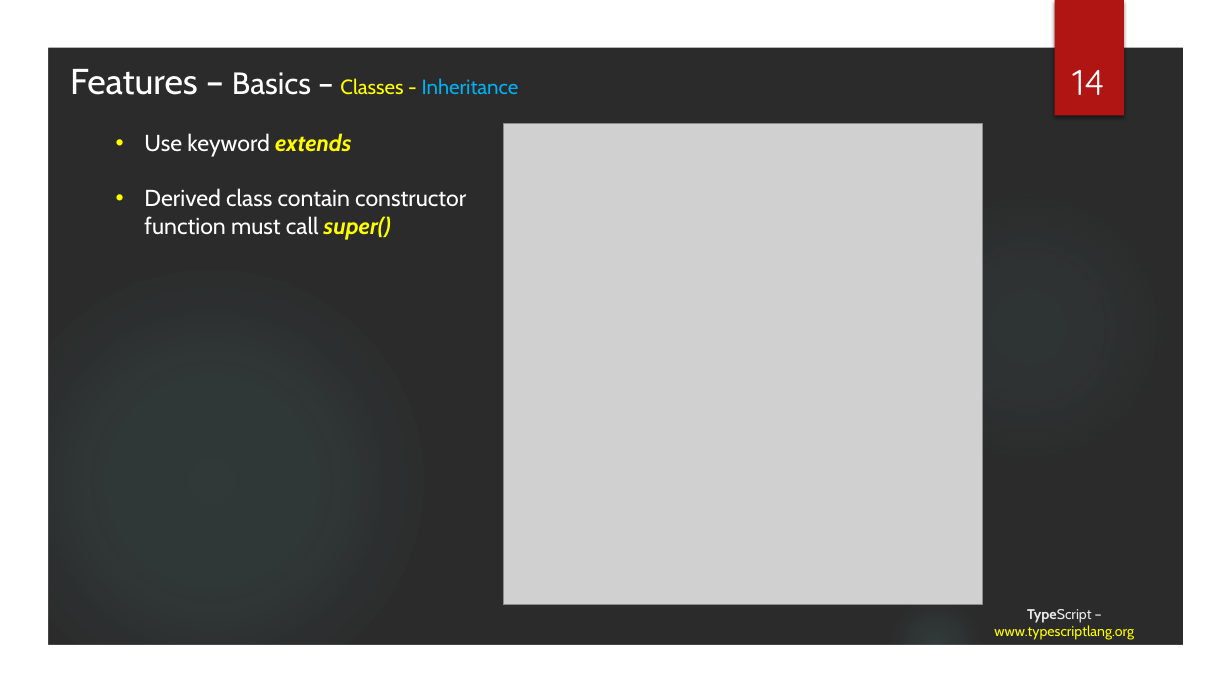
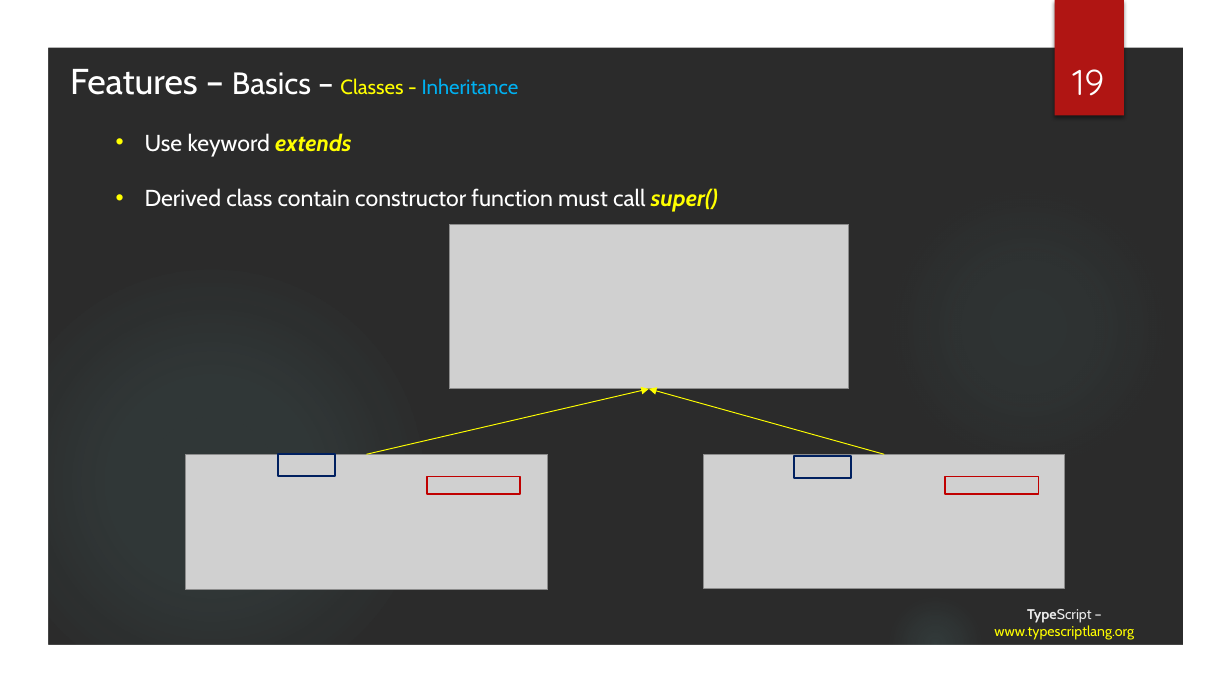
Before and after one commit to tainhx/SSFE, a slide deck: slide 19 of TypeScript.pptx (slide 14 before the commit). Drawn at 1232x693 pixels with LibreOffice and Linux fonts; fonts in the diff are those of the drawing; grey boxes stand for pictures; background and template pictures are left out; a plain dark background stands for a picture behind light text. Boxes give left, top, right and bottom in pixels: in the first picture for what was removed or moved away, otherwise in the second. Text is boxed around its words. In the diff, an @@ line names an element or a change of style, - is before the commit and + after.

```diff
--- a/TypeScript.pptx
+++ b/TypeScript.pptx
@@ page number at [1072,69,1104,96]: text changed @@
-14
+19
@@ text "Use keyword extends" rewrapped from [144,133,466,240] to [145,133,718,212] @@
@@ picture removed at [504,124,983,605] @@
@@ picture added at [449,225,848,389] @@
@@ arrow added from (367, 455) to (649, 389), #FFFF00 0.75 pt @@
@@ arrow added from (884, 455) to (649, 389), #FFFF00 0.75 pt @@
@@ picture added at [186,455,548,591] @@
@@ rectangle added at [278,455,335,477], outline #002060 1.5 pt @@
@@ rectangle added at [427,477,520,494], outline #C00000 1.5 pt @@
@@ picture added at [703,455,1065,589] @@
@@ rectangle added at [794,456,851,478], outline #002060 1.5 pt @@
@@ rectangle added at [945,477,1039,494], outline #C00000 1.5 pt @@
```
Also in this commit, not shown: 7 other slides changed, 11 slides added, 18 other files.
